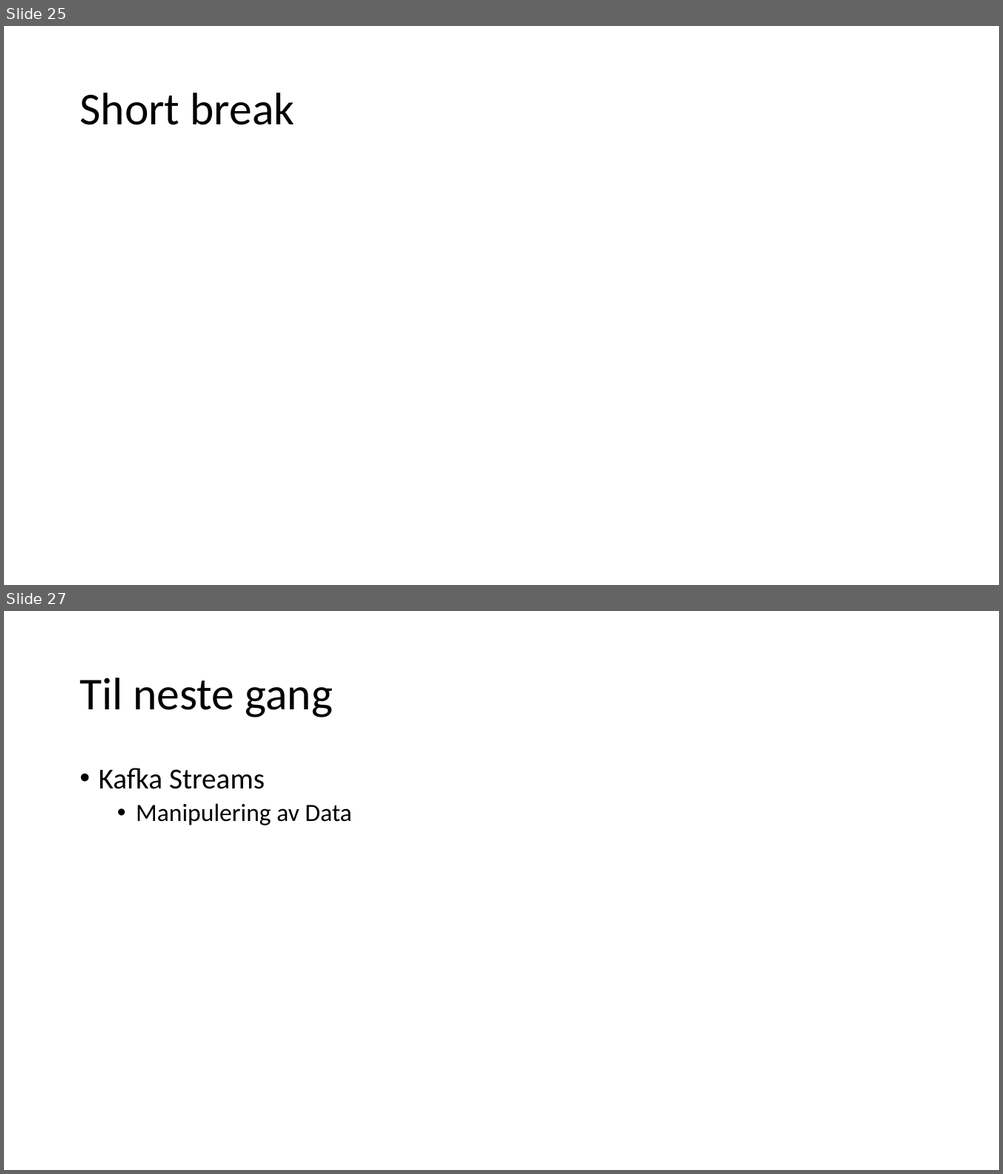
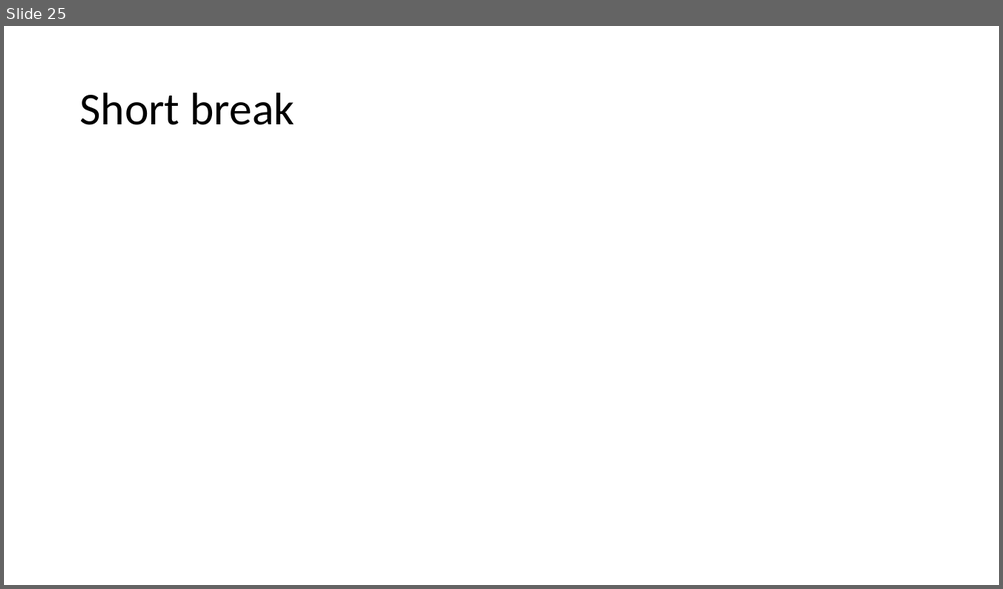
Before and after one commit to fortedigital/cg-kafka, a slide deck: workshop2/Kafka - 102.pptx. Shown one above the other, each under a label of ours: slides 25 and 27 before the commit, slide 25 after it; the slides between them are not shown. The pictures are 1003x1174 and 1003x589 pixels, drawn with LibreOffice and Linux fonts; fonts in the diff are those of the drawing. Boxes give left, top, right and bottom in pixels: in the first picture for what was removed or moved away, otherwise in the second. Text is boxed around its words. In the diff, an @@ line names an element or a change of style, - is before the commit and + after.

```diff
--- a/workshop2/Kafka - 102.pptx
+++ b/workshop2/Kafka - 102.pptx
@@ slide 27 removed at (4,611,999,1170), background #FFFFFF @@
@@ title removed at (79,678,333,718) @@
-Til neste gang
@@ text removed at (99,768,352,826) @@
-• Kafka Streams
-  • Manipulering av Data
```
Also in this commit, not shown: 5 slides changed, 1 other slide removed.
